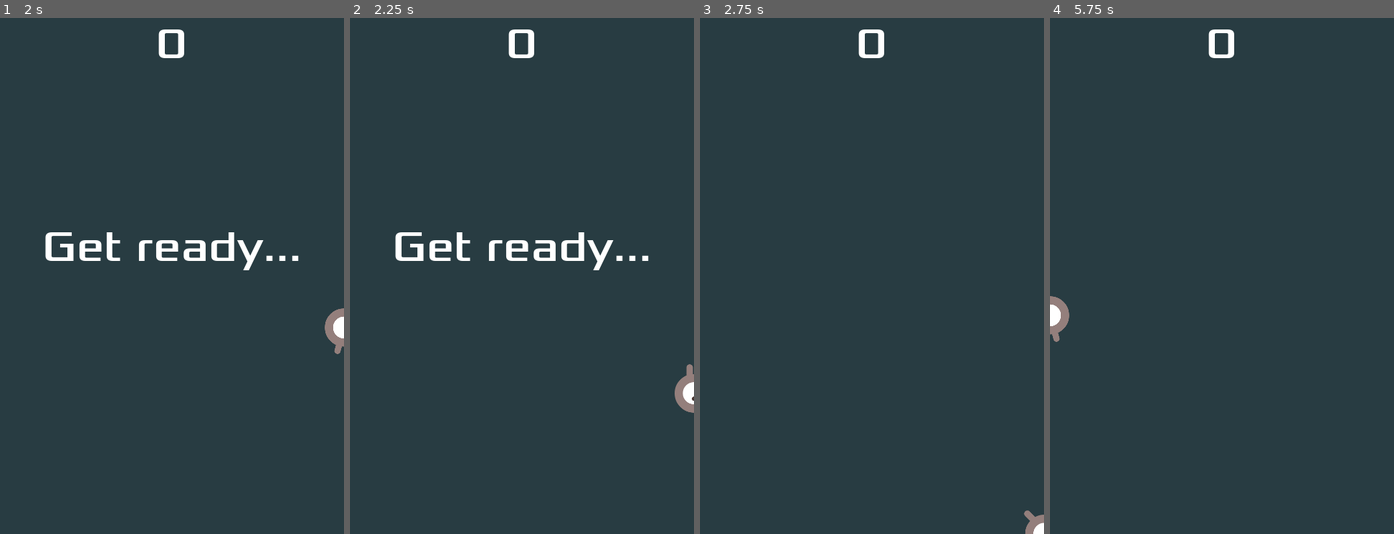
Above: before the commit, frames 1-4 (left to right).
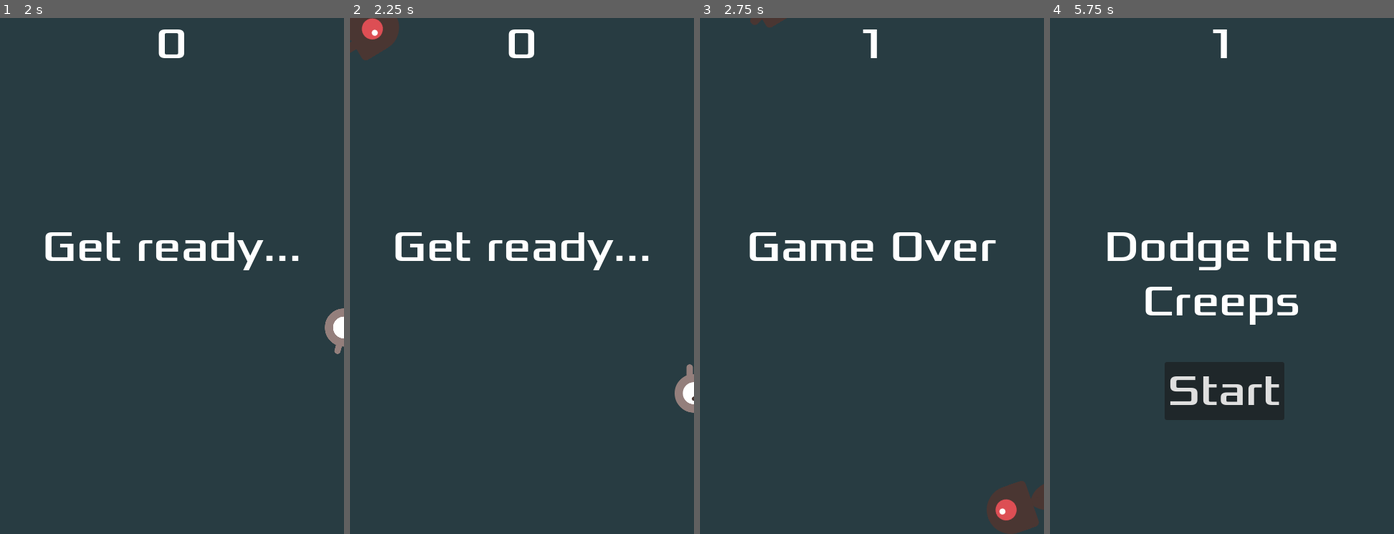
Above: after the commit, the same moments.

Repository: GOLDER303/dodge-the-creeps-2d
Game: Godot game, scene res://main.tscn
The game is run twice, just before and just after one commit, with the same random seed, the same clock (stepped at 60 frames per second) and the same inputs.
Inputs:
- Up to frame 1 (2 s): click "Start" at 0.5 s; tap Enter at 1.25 s; hold D (move_right) from 1.28 s (still down)
- Up to frame 2 (2.25 s): release D (move_right) at 2.03 s; hold S (move_down) from 2.03 s (still down)
- Up to frame 3 (2.75 s): keep holding S (move_down)
- Up to frame 4 (5.75 s): release S (move_down) at 2.78 s; hold D (move_right) 2.78-3.53 s; hold W (move_up) 3.53-4.28 s; hold A (move_left) from 4.28 s (still down)

Frame 1 is identical in both runs. In frame 2, 0.9% of the frame differs, in the area x 0-15%, y 0-9%; in frame 3, 3.3%; in frame 4, 3.9%, in the area x 0-84%, y 2-75%.
Error before the commit: Attempt to call function 'play' in base 'null instance' on a null instance. (res://game_manager.gd:21)

Commit message:
Add music

Diff:
--- a/main.tscn
+++ b/main.tscn
@@ -46,6 +46,12 @@
 [node name="StartPosition" type="Marker2D" parent="."]
 position = Vector2(240, 437)
 
+[node name="Music" type="AudioStreamPlayer2D" parent="."]
+stream = ExtResource("5_cjxuq")
+
+[node name="DeathSound" type="AudioStreamPlayer2D" parent="."]
+stream = ExtResource("6_w70qe")
+
 [connection signal="timeout" from="MobTimer" to="." method="_on_mob_timer_timeout"]
 [connection signal="hit" from="Player" to="." method="game_over"]
 [connection signal="start_game" from="HUD" to="." method="new_game"]
